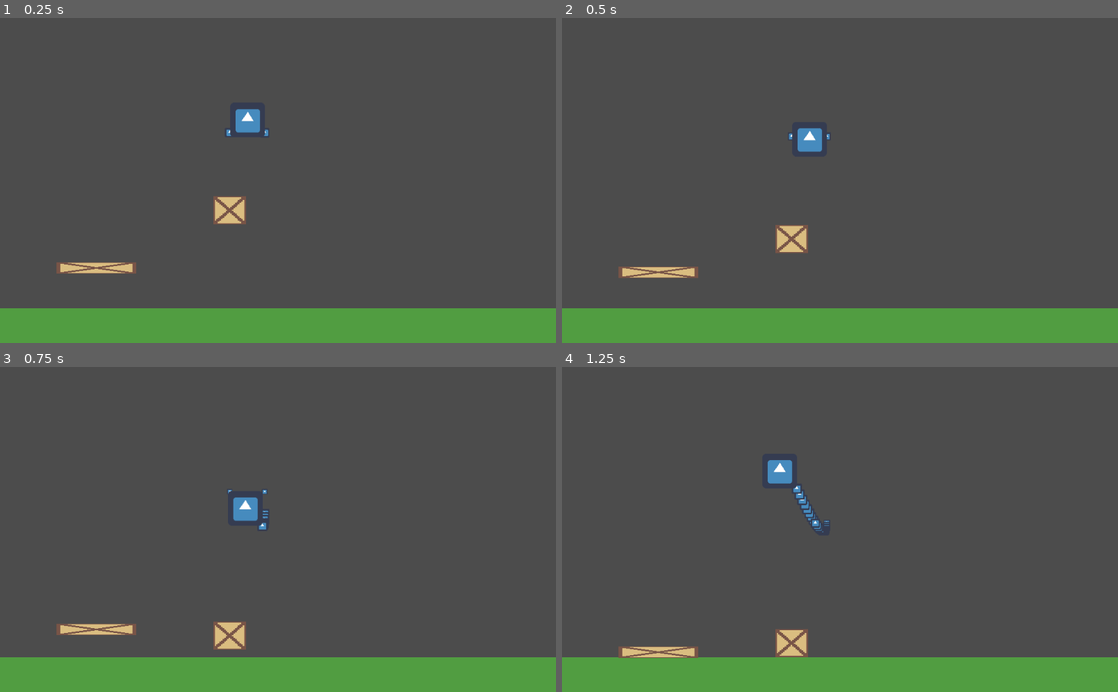
Above: before the commit, frames 1-4 (two rows, left to right).
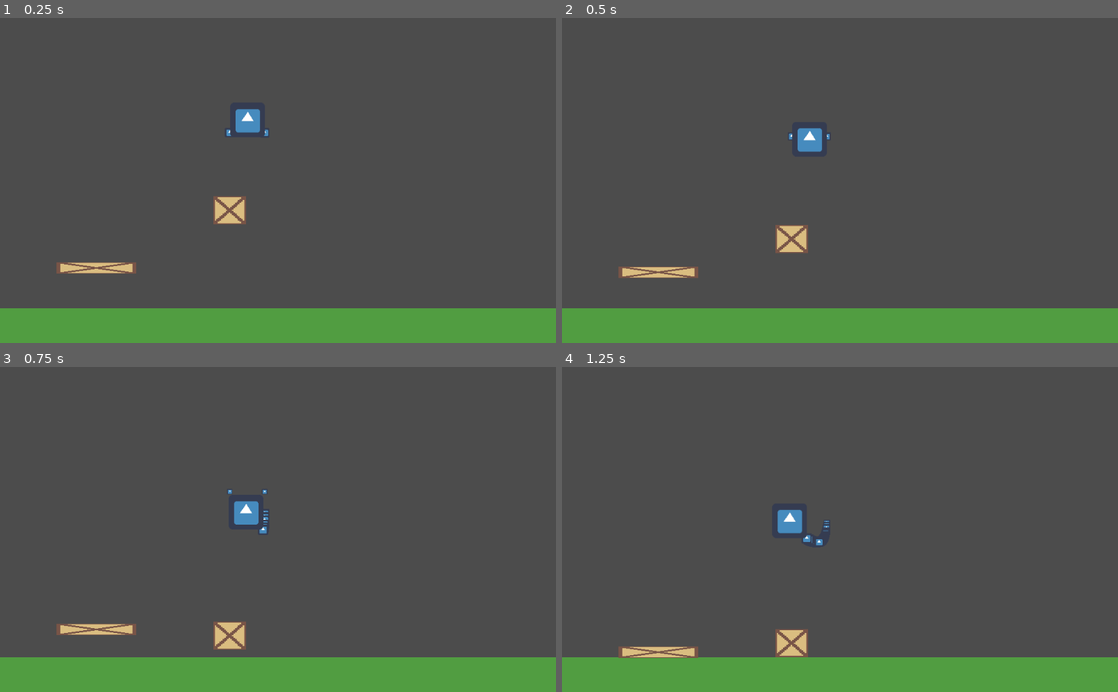
Above: after the commit, the same moments.

Repository: Team-Pufferfish/Off-The-Rails
Game: Godot game, scene res://testship.tscn
Same seed, same stepped clock (60 frames per second), same inputs: the game is played once before the commit and once after it. The engine's default icon, where the game draws it, is replaced by a stand-in: a white triangle on a blue panel in a dark square.
Inputs:
- Up to frame 1 (0.25 s): no input
- Up to frame 2 (0.5 s): no input
- Up to frame 3 (0.75 s): hold Right (ui_right) from 0.53 s (still down)
- Up to frame 4 (1.25 s): keep holding Right (ui_right)

Frames 1-2 are identical in both runs. In frame 3, 0.2% of the frame differs, in the area x 41-49%, y 38-52%; in frame 4, 0.9%, in the area x 37-49%, y 28-55%.

Commit message:
adjusted ship thrusting.

Diff:
--- a/Ship.gd
+++ b/Ship.gd
@@ -1,6 +1,6 @@
 extends RigidBody2D
 
-export var thrust = 400
+export var thrust = 100
 export var rope_segment_size = 8
 
 var ropeNode = preload("res://rope_link.tscn")
@@ -14,10 +14,28 @@
 
 
 func _integrate_forces(state):
+
+#	if Input.is_action_pressed("ui_left"):
+#		$left_thruster.emitting = true
+#		set_applied_force(thrust * Vector2(0.2,-1))
+#	else:
+#		$left_thruster.emitting = false
+#
+#	if Input.is_action_pressed("ui_right"):
+#		$right_thruster.emitting = true
+#		set_applied_force(thrust * Vector2(-0.2,-1))
+#	else:
+#		$right_thruster.emitting = false
+#
+#	if not Input.is_action_pressed("ui_left") and not Input.is_action_pressed("ui_right"):
+#		set_applied_force(Vector2())
+#		$left_thruster.emitting = false
+#		$right_thruster.emitting = false
+
 	if Input.is_action_pressed("ui_left") and Input.is_action_pressed("ui_right"):
 		$left_thruster.emitting = true
 		$right_thruster.emitting = true
-		set_applied_force(thrust * Vector2(0,-1))
+		set_applied_force(thrust * Vector2(0,-1.5))
 
 	elif Input.is_action_pressed("ui_left"):
 		set_applied_force(thrust * Vector2(0.2,-1).normalized())
--- a/rope_link.tscn
+++ b/rope_link.tscn
@@ -7,7 +7,7 @@
 custom_solver_bias = 0.0
 extents = Vector2( 3.90059, 4.16877 )
 
-[node name="rope_link" type="RigidBody2D"]
+[node name="rope_link" type="RigidBody2D" index="0"]
 
 input_pickable = false
 collision_layer = 1
--- a/testship.tscn
+++ b/testship.tscn
@@ -93,7 +93,7 @@
 custom_solver_bias = 0.0
 extents = Vector2( 71.4648, 10 )
 
-[node name="Root" type="Node" index="0"]
+[node name="Root" type="Node"]
 
 [node name="Floor" type="StaticBody2D" parent="." index="0"]
 
@@ -177,7 +177,7 @@
 angular_damp = -1.0
 script = ExtResource( 1 )
 _sections_unfolded = [ "Angular", "Applied Forces", "Collision", "Linear", "Material", "Pause", "Visibility" ]
-thrust = 6000
+thrust = 4000
 rope_segment_size = 8
 
 [node name="Sprite" type="Sprite" parent="Ship" index="0"]
